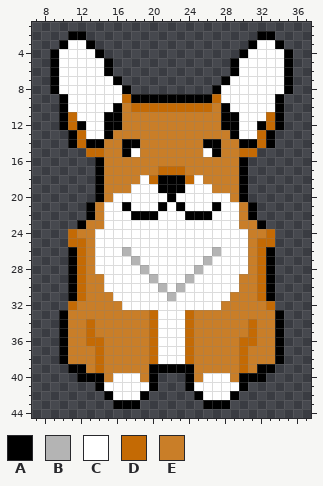
One commit to this pixel-art sprite: unite/pixil-frame-3.png. That is the earlier state.
The file is 42x46 pixels. Shown: x 7..37, y 1..44.
Palette (. is transparent): A #000000  B #b4b4b4  C #ffffff  D #c46a04  E #c97e28
Pixels before, first column x 9:
 2 ..AA...................AA..
 3 .ACCA.................ACCA.
 4 ACCCCA...............ACCCCA
 5 ACCCCCA.............ACCCCCA
 6 ACCCCCA.............ACCCCCA
 7 ACCCCCCA...........ACCCCCCA
 8 ACCCCCCCA.........ACCCCCCCA
 9 .ACCCCCCDAAAAAAAAADCCCCCCA.
10 .ACCCCCAEDDDDDDDDDEACCCCCA.
11 .ADCCCAAEEEEEEEEEEEAACCCDA.
12 .ADACCAAEEEEEEEEEEEAACCADA.
13 ..ADCCAEEEEEEEEEEEEEACCDA..
14 ..ADAAEEAAEEEEEEEAAEEAADA..
15 ....DDEEACEEEEEEECAEEDD....
16 .....AEEEEEEEEEEEEEEEA.....
17 .....AEEEEEEDDDEEEEEEA.....
18 .....AEEEECDAAADCEEEEA.....
19 .....AEEECCCAAACCCEEEA.....
20 .....AECCCCCCACCCCCCEA.....
21 ....AECCACCCACACCCACCEA....
22 ....AECCCAAACCCAAACCCEA....
23 ...AEECCCCCCCCCCCCCCCEEA...
24 ..DEECCCCCCCCCCCCCCCCCEED..
25 ..DDECCCCCCCCCCCCCCCCCEDD..
26 ..ADECCCBCCCCCCCCCBCCCEDA..
27 ..ADECCCCBCCCCCCCBCCCCEDA..
28 ..ADECCCCCBCCCCCBCCCCCEDA..
29 ..ADEECCCCCBCCCBCCCCCEEDA..
30 ..ADEECCCCCCBCBCCCCCCEEDA..
31 ..ADEEECCCCCCBCCCCCCEEEDA..
32 ..DEEEEECCCCCCCCCCCEEEEED..
33 .AEEEEEEEEEDCCCDEEEEEEEEEA.
34 .AEEDEEEEEEDCCCDEEEEEEDEEA.
35 .AEEDEEEEEEDCCCDEEEEEEDEEA.
36 .AEEDDEEEEEDCCCDEEEEEDDEEA.
37 .AEEEDEEEEEDCCCDEEEEEDEEEA.
38 .AEEEDEEEEEDCCCDEEEEEDEEEA.
39 ..AAEDEEEEEAAAAAEEEEEDEAA..
40 ...AAAECCCEA...AECCCEAAA...
41 .....ACCCCCA...ACCCCCA.....
42 ......ACCCA.....ACCCA......
43 .......AAA.......AAA.......
After:
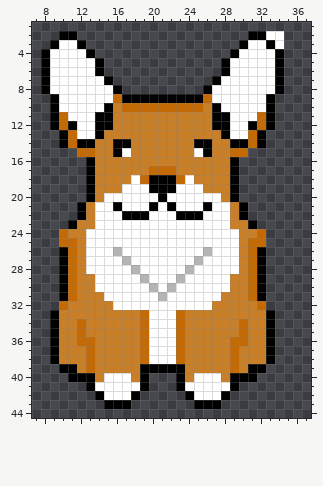
The edit:
Changed rows in their new state; - is an unchanged pixel.
first column x 8:
 2 --A-.------------------A-CC-
 3 -AC-A.----------------AC-AC-
 4 AC---A.--------------AC---A.
 5 AC----A.------------AC----A.
 6 AC----A.------------AC----A.
 7 AC-----A.----------AC-----A.
 8 AC------A.--------AC------A.
 9 -AC-----DA--------DC-----A.-
10 -AC----AED--------EAC----A.-
11 -ADC--A-E----------A-C--DA.-
12 -ADAC-A-E----------A-C-ADA.-
13 --ADC-AE------------AC-DA.--
14 --ADA-E-A-E------A-E-A-DA.--
15 ----D-E-ACE------CAE-D-.----
16 -----AE--------------A.-----
17 -----AE-----D--E-----A.-----
18 -----AE---CDA--DCE---A.-----
19 -----AE--C--A--C--E--A.-----
20 -----AEC-----AC-----EA.-----
21 ----AEC-AC--ACAC--AC-EA.----
22 ----AEC--A--C--A--C--EA.----
23 ---AE-C--------------E-A.---
24 --DE-C----------------E-D.--
25 --D-EC----------------ED-.--
26 --ADEC--BC--------BC--EDA.--
27 --ADEC---BC------BC---EDA.--
28 --ADEC----BC----BC----EDA.--
29 --ADE-C----BC--BC----E-DA.--
30 --ADE-C-----BCBC-----E-DA.--
31 --ADE--C-----BC-----E--DA.--
32 --DE----C----------E----D.--
33 -AE--------DC--DE--------A.-
34 -AE-DE-----DC--DE-----DE-A.-
35 -AE-DE-----DC--DE-----DE-A.-
36 -AE-D-E----DC--DE----D-E-A.-
37 -AE--DE----DC--DE----DE--A.-
38 -AE--DE----DC--DE----DE--A.-
39 --A-EDE----A----E----DEA-.--
40 ---A--EC--EA.--AEC--EA--.---
41 -----AC----A.--AC----A.-----
42 ------AC--A.----AC--A.------
43 -------A--.------A--.-------
